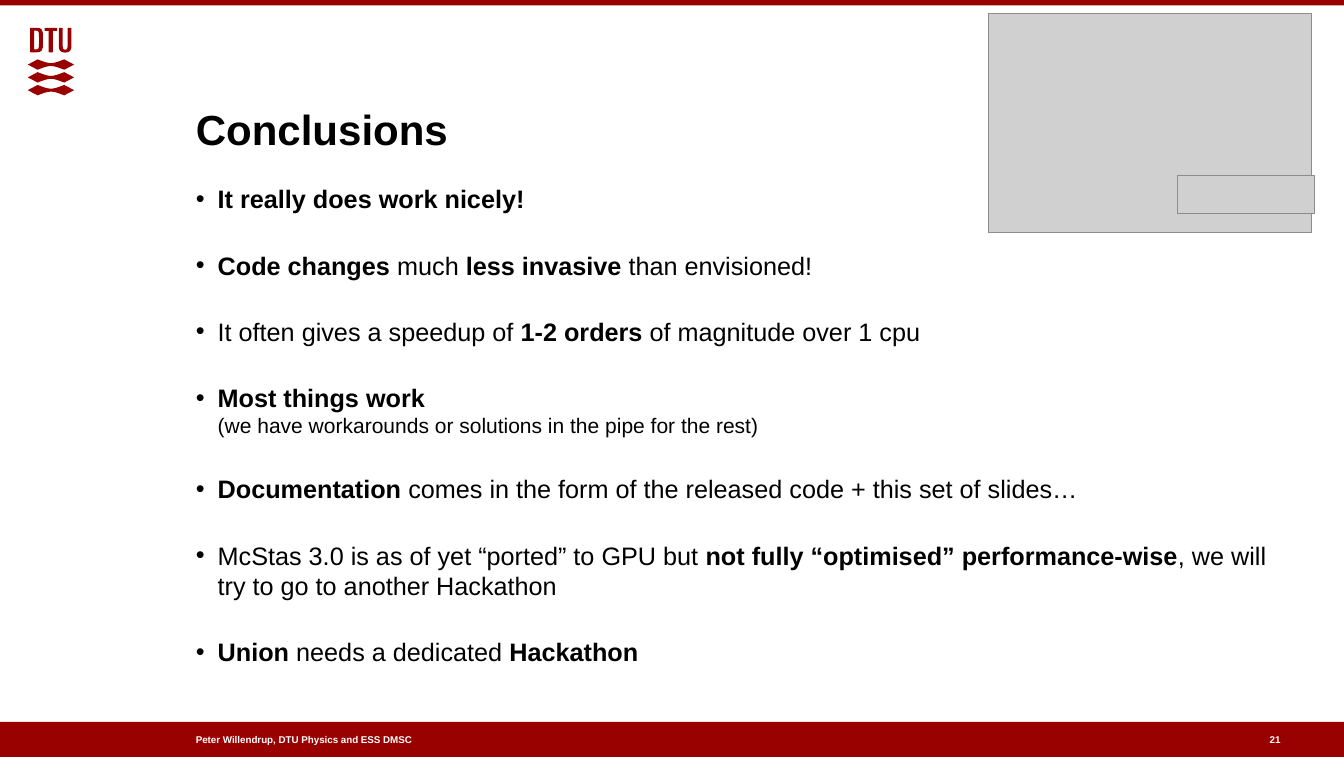
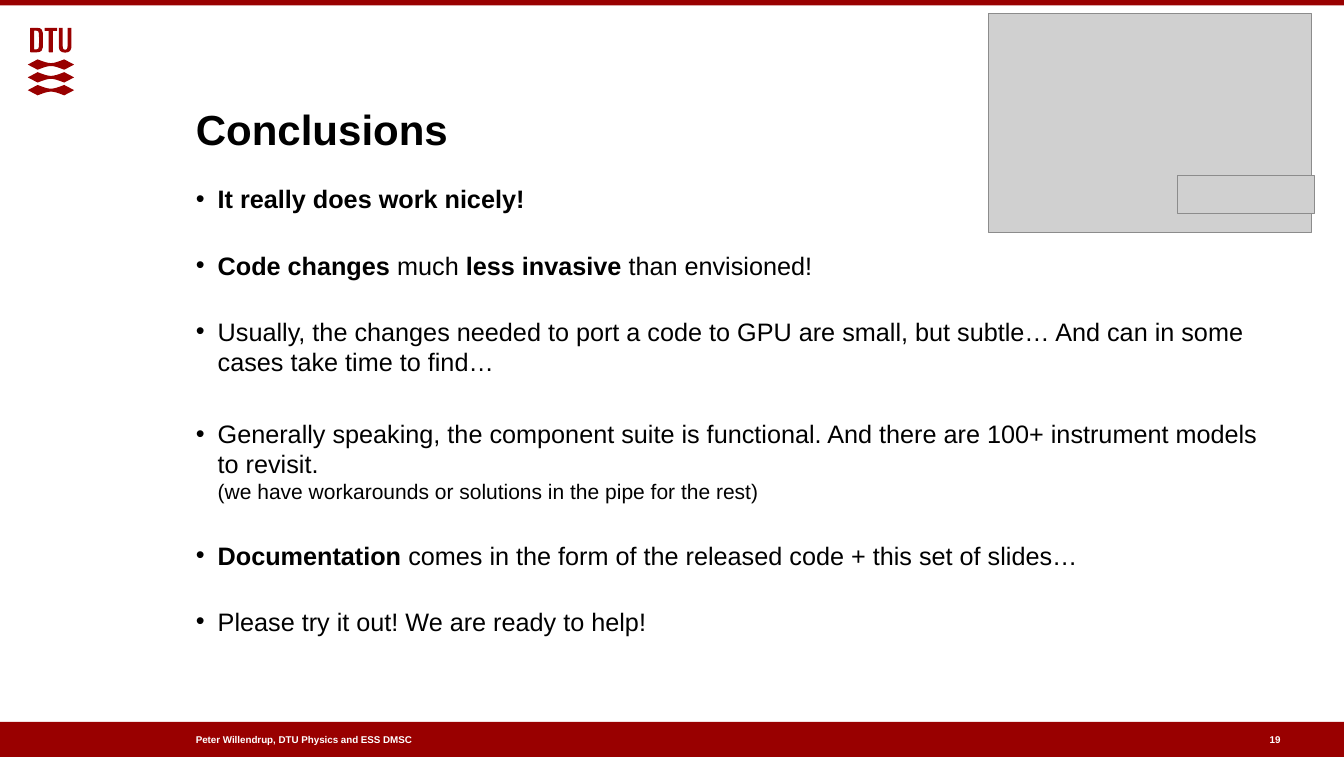
Before and after one commit to McStasMcXtrace/Schools, a slide deck: slide 19 of ISIS_April_2021/Wednesday_April_14th/4_Writing_a_component/1_Adapting_code_for_3.0_and_GPUs.pptx (slide 21 before the commit). Drawn at 1344x757 pixels with LibreOffice and Linux fonts; fonts in the diff are those of the drawing; grey boxes stand for pictures; background and template pictures are left out. Boxes give left, top, right and bottom in pixels: in the first picture for what was removed or moved away, otherwise in the second. Text is boxed around its words. In the diff, an @@ line names an element or a change of style, - is before the commit and + after.

```diff
--- a/ISIS_April_2021/Wednesday_April_14th/4_Writing_a_component/1_Adapting_code_for_3.0_and_GPUs.pptx
+++ b/ISIS_April_2021/Wednesday_April_14th/4_Writing_a_component/1_Adapting_code_for_3.0_and_GPUs.pptx
@@ text at [218, 322, 1257, 504]: text changed @@
-• It often gives a speedup of 1-2 orders of magnitude over 1 cpu
-• Most things work
-  (we have workarounds or solutions in the pipe for the rest)
+• Usually, the changes needed to port a code to GPU are small, but subtle… And can in some cases take time to find…
+• Generally speaking, the component suite is functional. And there are 100+ instrument models to revisit.
+  (we have workarounds or solutions in the pipe for the rest)
@@ text at [218, 612, 646, 636]: text changed @@
-• McStas 3.0 is as of yet “ported” to GPU but not fully “optimised” performance-wise, we will try to go to another Hackathon
-• Union needs a dedicated Hackathon
+• Please try it out! We are ready to help!
@@ page number at [1270, 736, 1281, 743]: text changed @@
-21
+19
```
Also in this commit, not shown: 1 other slide changed, 2 slides removed, 2 other files.
